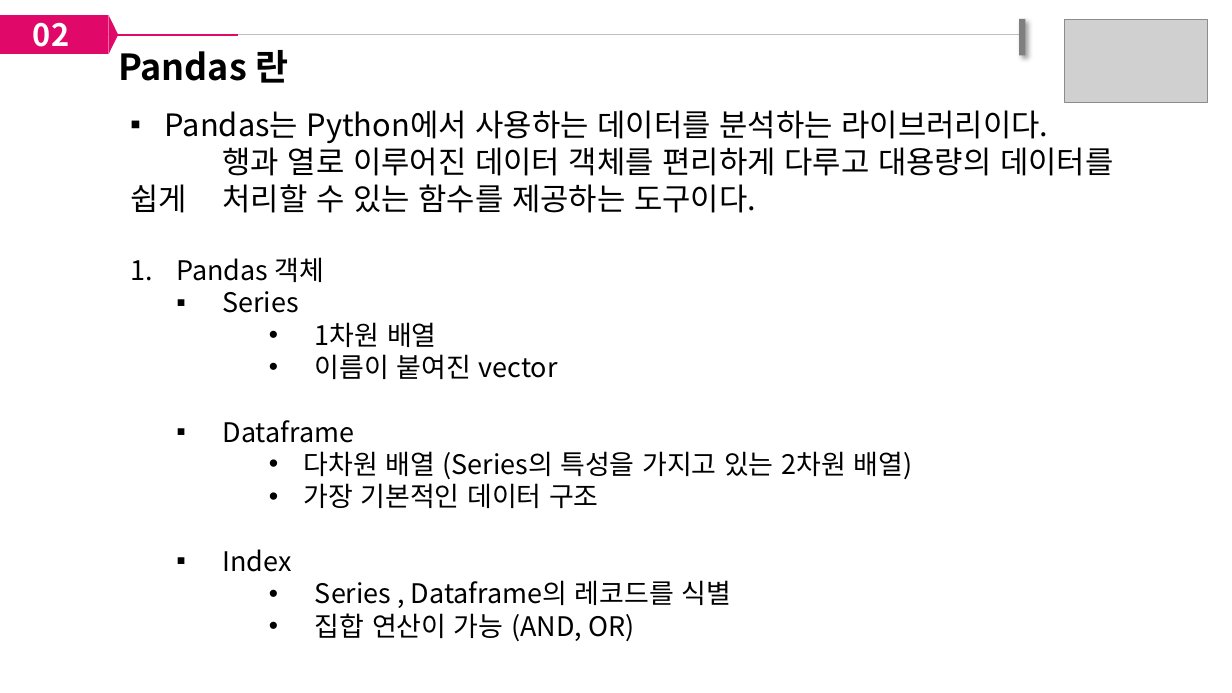
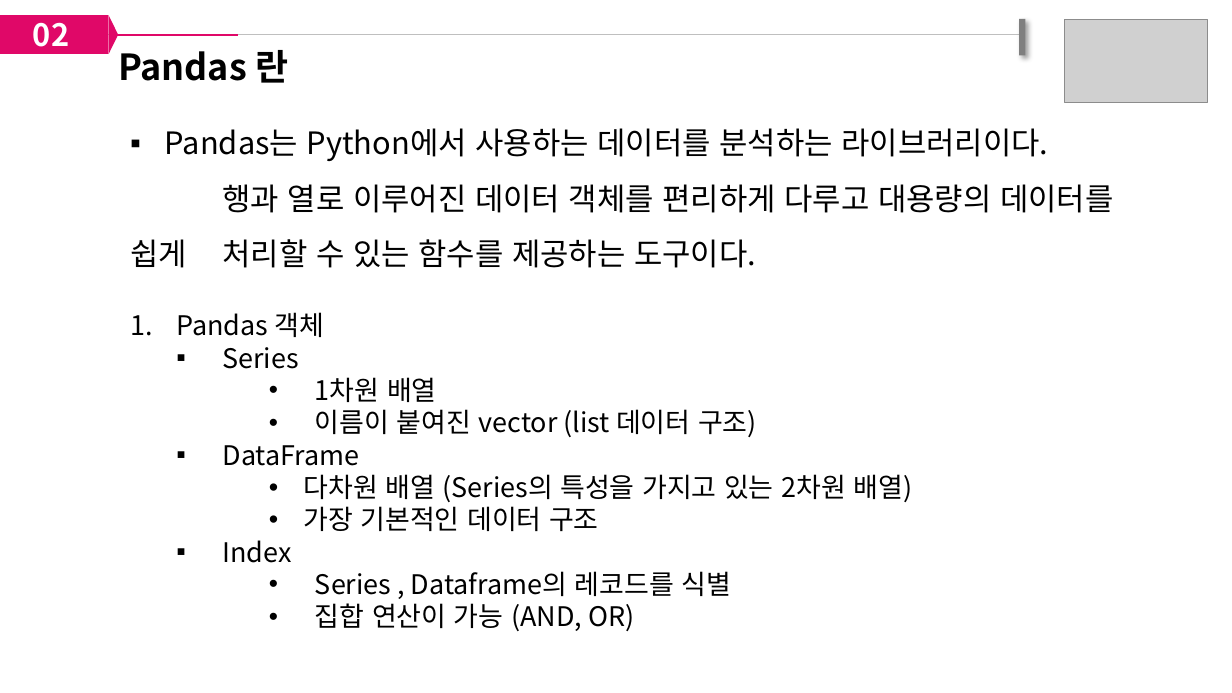
Before and after one commit to paullabkorea/tutorialproject, a slide deck: slide 10 of Data analysis/01. 1일차/numpy&pandas기초.pptx (slide 9 before the commit). Drawn at 1232x693 pixels with LibreOffice and Linux fonts; fonts in the diff are those of the drawing; grey boxes stand for pictures. Boxes give left, top, right and bottom in pixels: in the first picture for what was removed or moved away, otherwise in the second. Text is boxed around its words. In the diff, an @@ line names an element or a change of style, - is before the commit and + after.

Commit message:
fix

```diff
--- a/Data analysis/01. 1일차/numpy&pandas기초.pptx
+++ b/Data analysis/01. 1일차/numpy&pandas기초.pptx
@@ text at [130,128,1113,268]: line spacing 1 to 1.5 @@
@@ text at [223,409,757,466]: text changed @@
-        • 이름이 붙여진 vector
-    ▪ Dataframe
+        • 이름이 붙여진 vector (list 데이터 구조)
+    ▪ DataFrame
```
Also in this commit, not shown: 3 other slides changed, 1 slide added.
